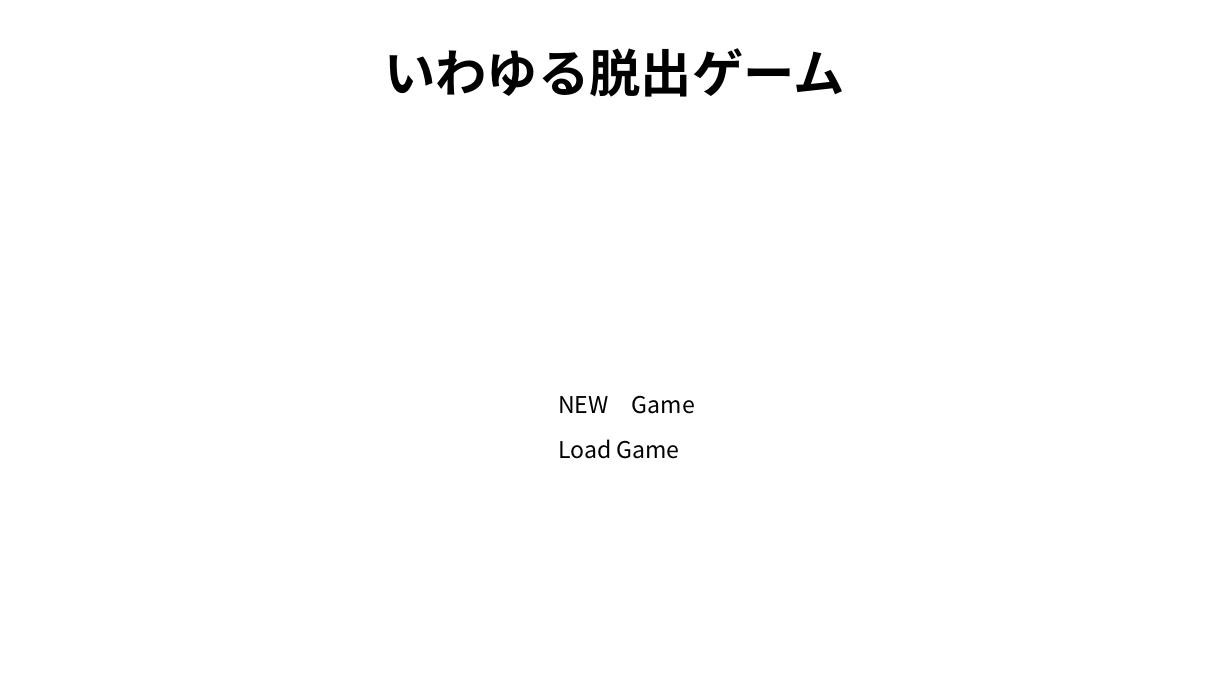
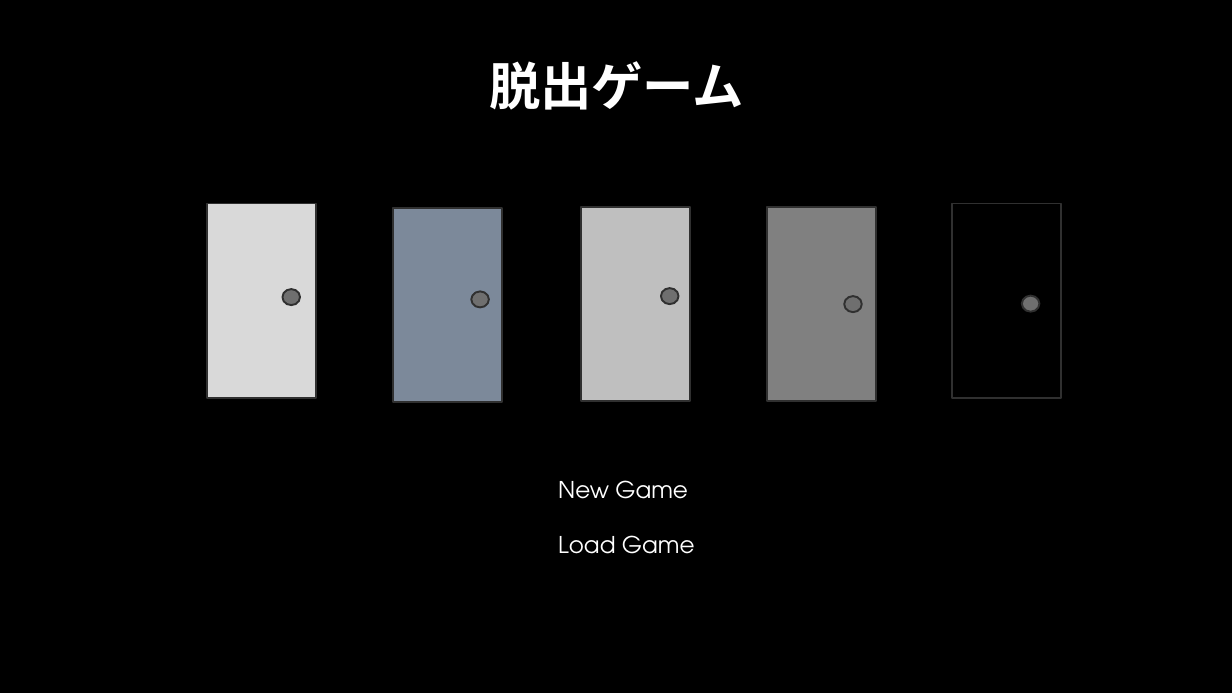
Before and after one commit to tomimasukoyu/team13, a slide deck: slide 1 of materials/スタート画面.pptx. Drawn at 1232x693 pixels with LibreOffice and Linux fonts; fonts in the diff are those of the drawing; background and template pictures are left out. Boxes give left, top, right and bottom in pixels: in the first picture for what was removed or moved away, otherwise in the second. Text is boxed around its words. In the diff, an @@ line names an element or a change of style, - is before the commit and + after.

Commit message:
スタート画面の編集
materialsフォルダ内のスタート画面を作成した

```diff
--- a/materials/スタート画面.pptx
+++ b/materials/スタート画面.pptx
@@ background #FFFFFF to picture (left out) @@
@@ text at box(489, 61, 744, 110): text changed; font Noto Sans CJK JP to TeX Gyre Adventor; text colour #000000 to #FFFFFF @@
-いわゆる脱出ゲーム
+脱出ゲーム
@@ rectangle added at box(207, 203, 316, 397), fill #D9D9D9, outline #313131 1.5 pt @@
@@ rectangle added at box(393, 208, 502, 402), fill #7C899A, outline #313131 1.5 pt @@
@@ rectangle added at box(581, 207, 690, 401), fill #BFBFBF, outline #313131 1.5 pt @@
@@ rectangle added at box(767, 207, 876, 401), fill #808080, outline #313131 1.5 pt @@
@@ rectangle added at box(953, 203, 1062, 397), fill #000000, outline #313131 1.5 pt @@
@@ ellipse added at box(283, 289, 300, 305), fill #6F6F6F, outline #313131 1.5 pt @@
@@ ellipse added at box(471, 291, 489, 307), fill #6F6F6F, outline #313131 1.5 pt @@
@@ ellipse added at box(661, 288, 678, 304), fill #6F6F6F, outline #313131 1.5 pt @@
@@ ellipse added at box(845, 297, 862, 312), fill #6F6F6F, outline #313131 1.5 pt @@
@@ ellipse added at box(1022, 296, 1040, 311), fill #6F6F6F, outline #313131 1.5 pt @@
@@ text removed at box(558, 439, 680, 459) @@
-Load Game
@@ text at box(558, 480, 695, 554): text changed; font Noto Sans CJK JP to TeX Gyre Adventor; text colour #000000 to #FFFFFF @@
-NEW Game
+New Game
+Load Game
```
